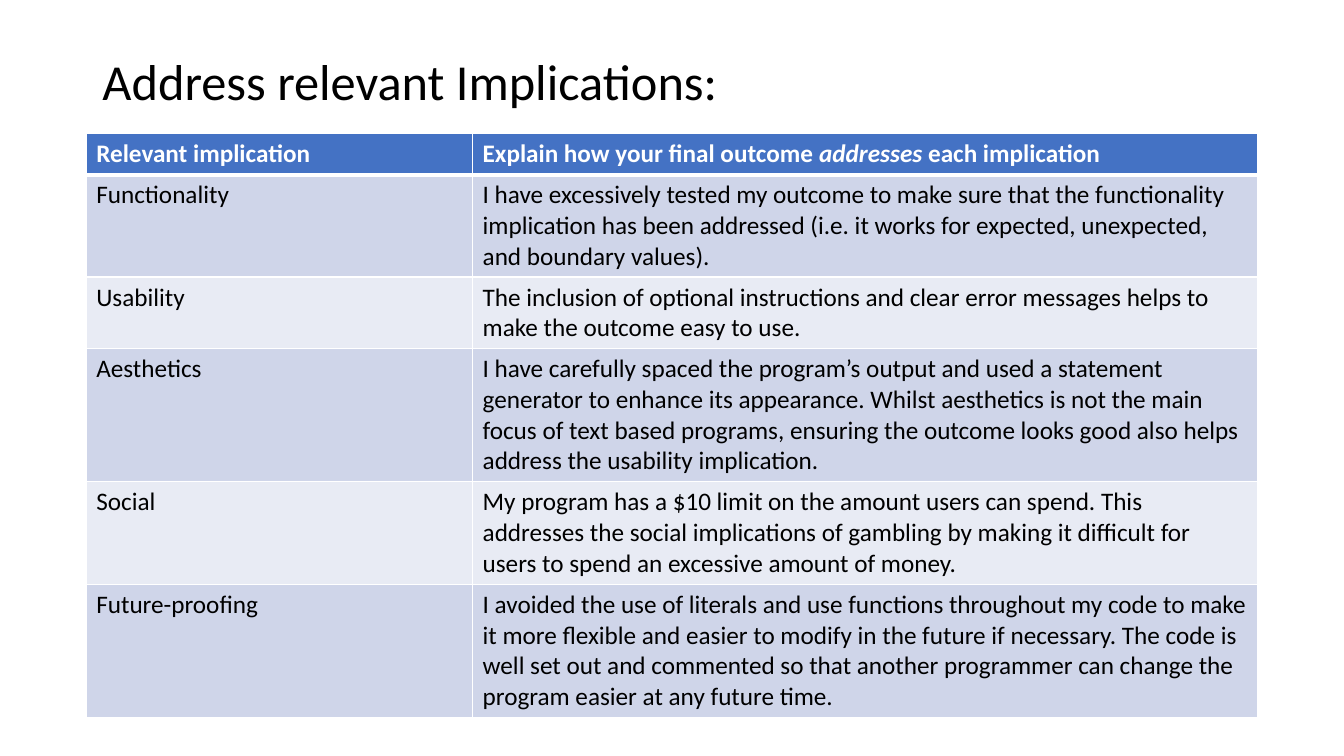
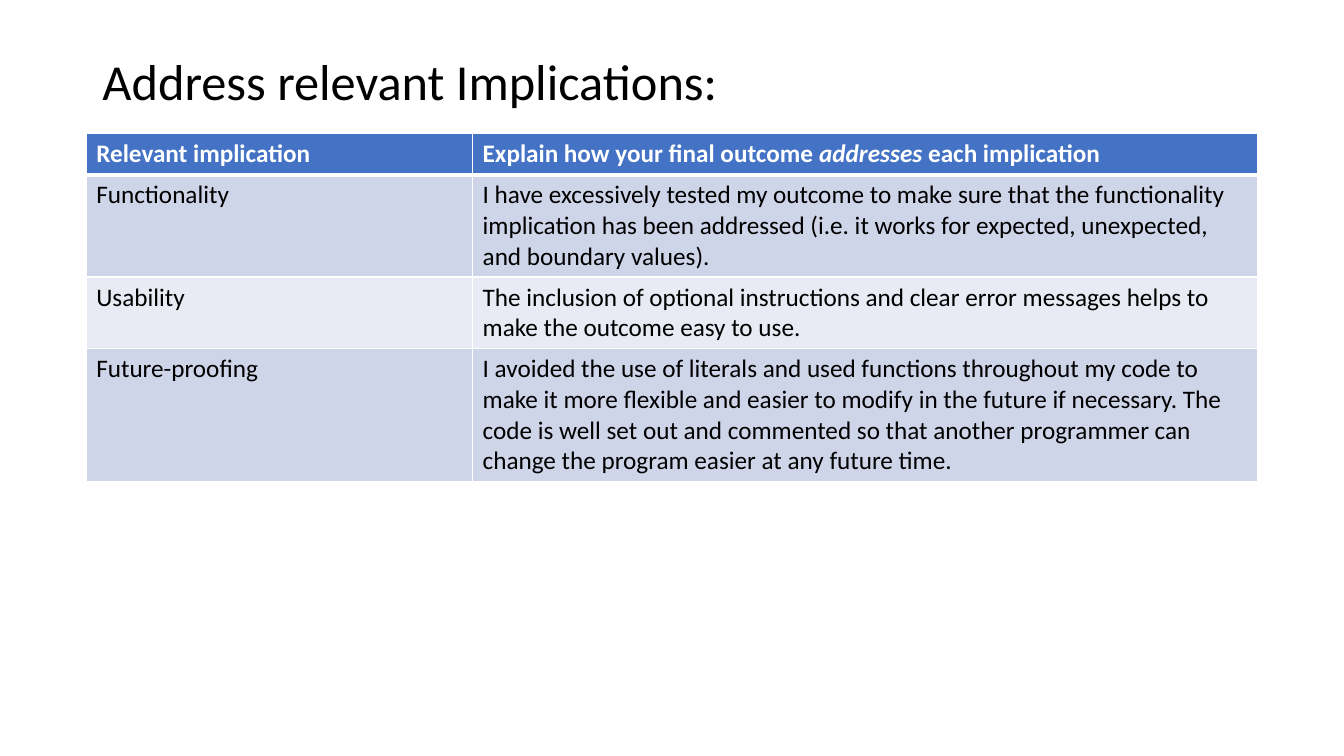
Before and after one commit to twschool/Assessment, a slide deck: slide 26 of Maori quiz documentation.pptx (slide 35 before the commit). Drawn at 1344x756 pixels with LibreOffice and Linux fonts; fonts in the diff are those of the drawing. Boxes give left, top, right and bottom in pixels: in the first picture for what was removed or moved away, otherwise in the second. Text is boxed around its words. In the diff, an @@ line names an element or a change of style, - is before the commit and + after.

Commit message:
Minor changes to make program consistant
Fixed spelling errors and removed inconsistant things like the random semicolon in the instructions and added more instructions to the instructions

```diff
--- a/Maori quiz documentation.pptx
+++ b/Maori quiz documentation.pptx
@@ table at bbox=[87, 134, 1258, 478] @@
-row 4: Aesthetics | I have carefully spaced the program’s output and used a statement generator to enhance its appearance. Whilst aesthetics is not the main focus of text based programs, ensuring the outcome looks good also helps address the usability implication.
-row 5: Social | My program has a $10 limit on the amount users can spend. This addresses the social implications of gambling by making it difficult for users to spend an excessive amount of money.
-row 6: Future-proofing | I avoided the use of literals and use functions throughout my code to make it more flexible and easier to modify in the future if necessary. The code is well set out and commented so that another programmer can change the program easier at any future time.
+row 4: Future-proofing | I avoided the use of literals and used functions throughout my code to make it more flexible and easier to modify in the future if necessary. The code is well set out and commented so that another programmer can change the program easier at any future time.
```
Also in this commit, not shown: 5 other slides changed, 2 slides added, 11 slides removed, 1 other file.
